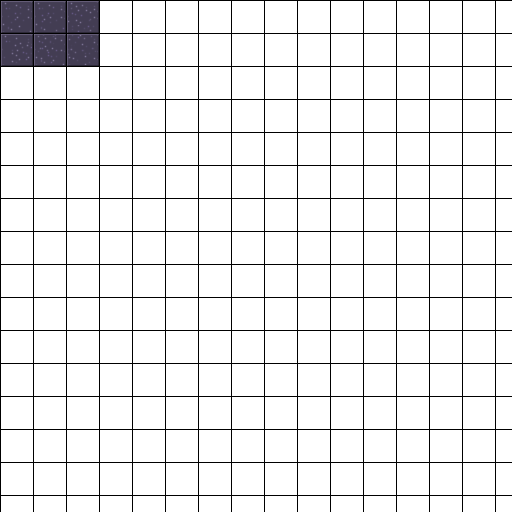
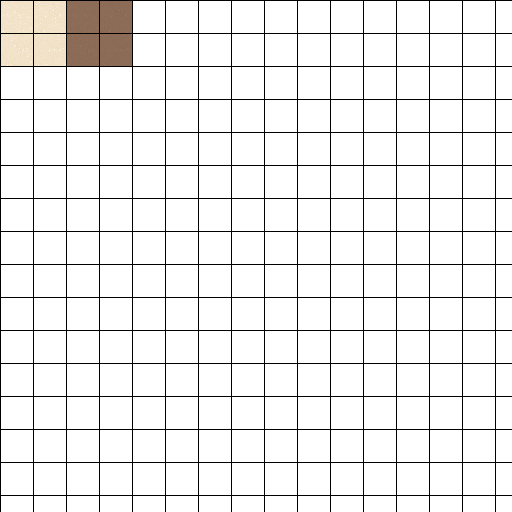
Two versions of the same layered image (512x512). Layer-by-layer changes:
painted on "Layer #1" over <box>1,1,132,66</box>
